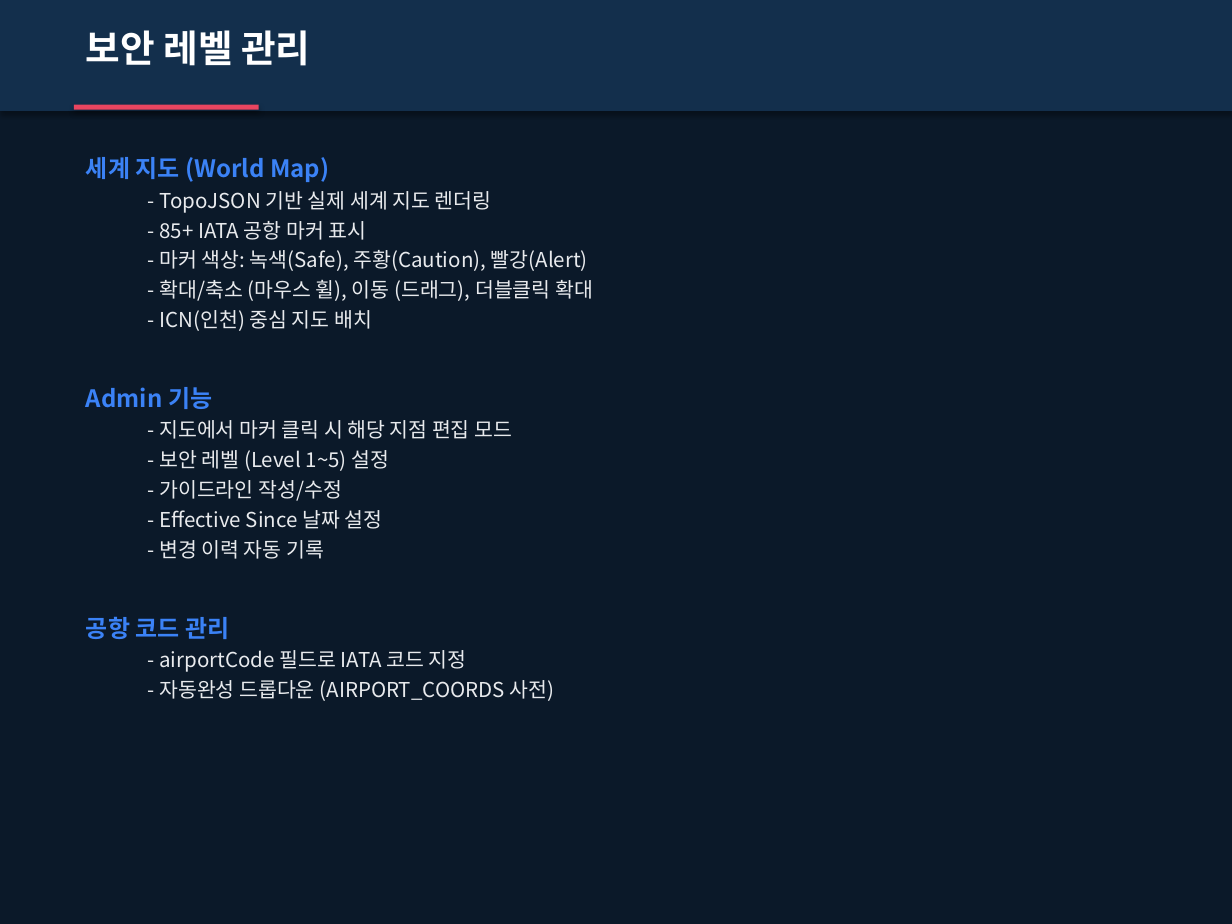
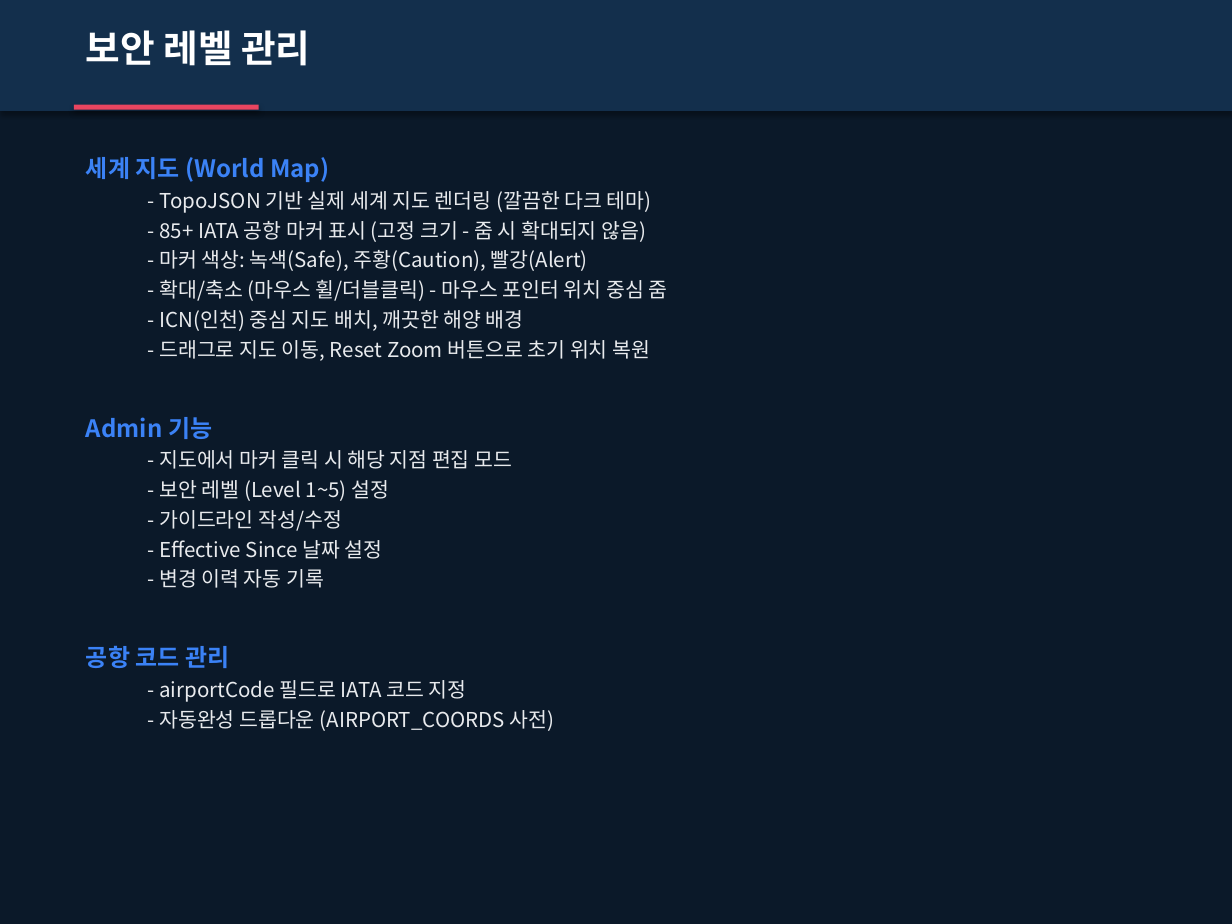
Before and after one commit to Mark4mission/airzeta-security-fee-app, a slide deck: slide 17 of AirZeta_Admin_Guide_KR.pptx. Drawn at 1232x924 pixels with LibreOffice and Linux fonts; fonts in the diff are those of the drawing. Boxes give left, top, right and bottom in pixels: in the first picture for what was removed or moved away, otherwise in the second. Text is boxed around its words. In the diff, an @@ line names an element or a change of style, - is before the commit and + after.

```diff
--- a/AirZeta_Admin_Guide_KR.pptx
+++ b/AirZeta_Admin_Guide_KR.pptx
@@ text at (x1=159, y1=191, x2=652, y2=242): text changed @@
-  - TopoJSON 기반 실제 세계 지도 렌더링
-  - 85+ IATA 공항 마커 표시
+  - TopoJSON 기반 실제 세계 지도 렌더링 (깔끔한 다크 테마)
+  - 85+ IATA 공항 마커 표시 (고정 크기 - 줌 시 확대되지 않음)
@@ text at (x1=159, y1=280, x2=668, y2=361): text changed @@
-  - 확대/축소 (마우스 휠), 이동 (드래그), 더블클릭 확대
-  - ICN(인천) 중심 지도 배치
+  - 확대/축소 (마우스 휠/더블클릭) - 마우스 포인터 위치 중심 줌
+  - ICN(인천) 중심 지도 배치, 깨끗한 해양 배경
+  - 드래그로 지도 이동, Reset Zoom 버튼으로 초기 위치 복원
```
Also in this commit, not shown: 6 other files.
